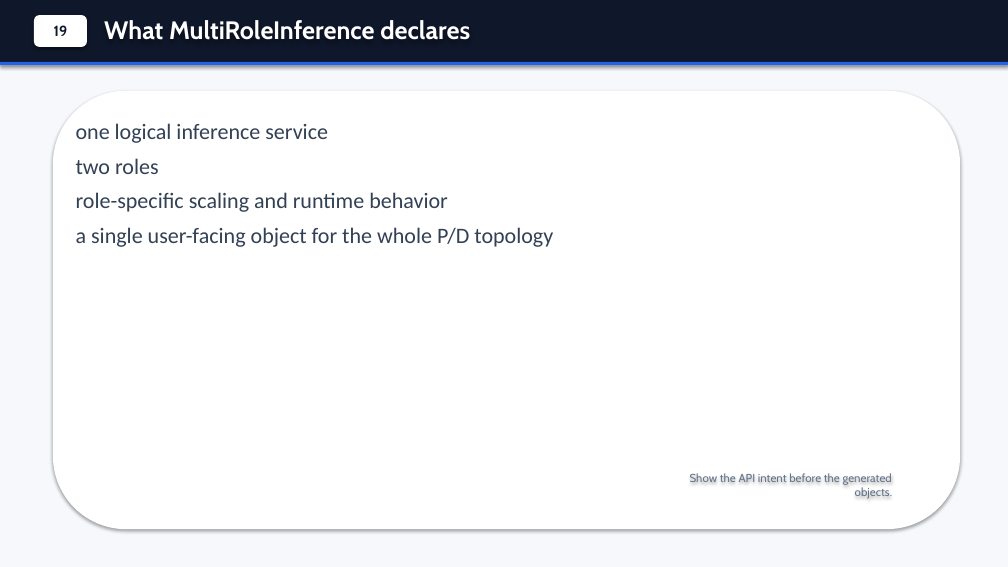
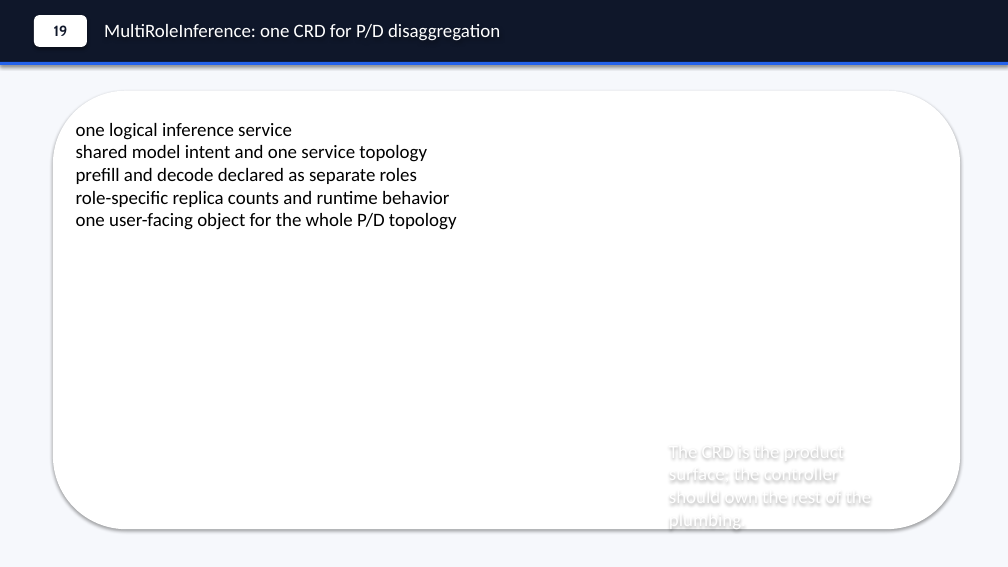
Before and after one commit to andyzhangx/demo, a slide deck: slide 20 of llm/kubecon-na-2026-pd-disaggregation.pptx. Drawn at 1008x567 pixels with LibreOffice and Linux fonts; fonts in the diff are those of the drawing. Boxes give left, top, right and bottom in pixels: in the first picture for what was removed or moved away, otherwise in the second. Text is boxed around its words. In the diff, an @@ line names an element or a change of style, - is before the commit and + after.

```diff
--- a/llm/kubecon-na-2026-pd-disaggregation.pptx
+++ b/llm/kubecon-na-2026-pd-disaggregation.pptx
@@ text at [104, 24, 500, 41]: text changed; size 24 to 18 pt; font Cabin to Calibri; bold off @@
-What MultiRoleInference declares
+MultiRoleInference: one CRD for P/D disaggregation
@@ text at [76, 145, 457, 230]: text changed; size 21 to 18 pt; text colour #334155 to #000000 @@
-two roles
-role-specific scaling and runtime behavior
-a single user-facing object for the whole P/D topology
+shared model intent and one service topology
+prefill and decode declared as separate roles
+role-specific replica counts and runtime behavior
+one user-facing object for the whole P/D topology
@@ text at [76, 123, 292, 140]: size 21 to 18 pt, text colour #334155 to #000000 in "one logical inference service"; less space between paragraphs @@
@@ text at [669, 440, 872, 531]: text changed; size 11 to 18 pt; font Cabin to Calibri; text colour #64748B to #FFFFFF @@
-Show the API intent before the generated objects.
+The CRD is the product surface; the controller should own the rest of the plumbing.
```
Also in this commit, not shown: 5 other slides changed.
